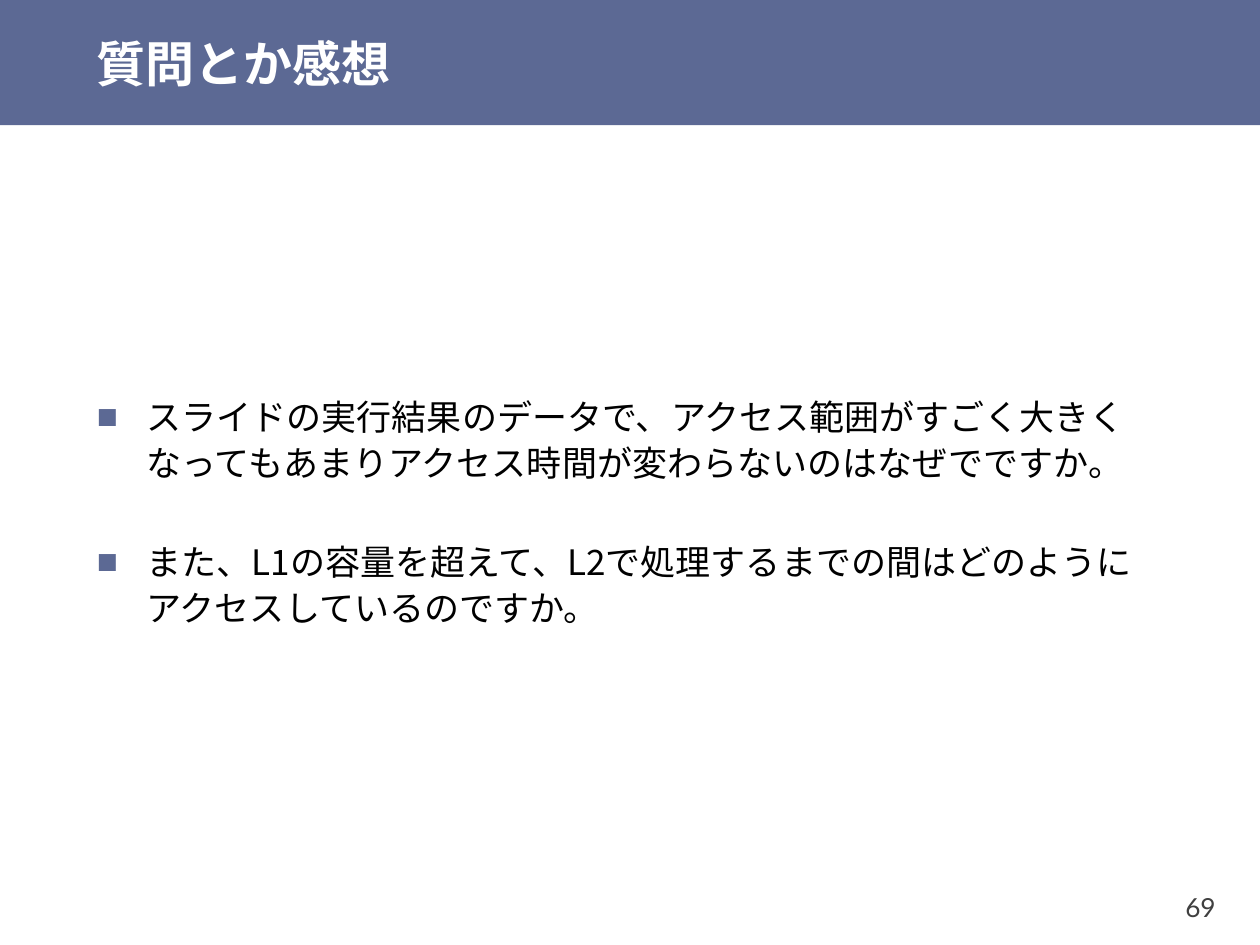
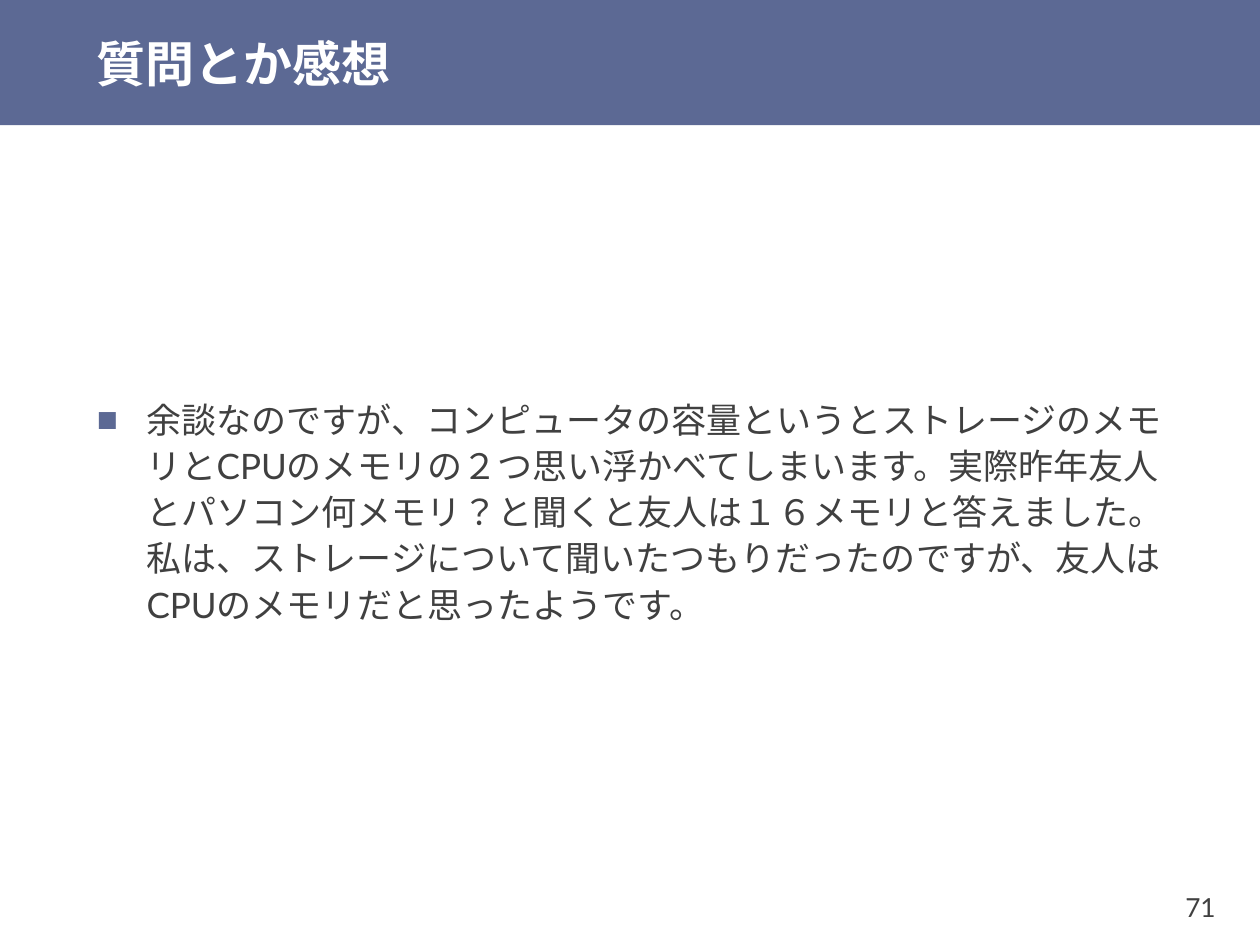
Before and after one commit to shioyadan/otya-computer-architecture-i, a slide deck: slide 71 of cai-shioya-10.pptx (slide 69 before the commit). Drawn at 1260x945 pixels with LibreOffice and Linux fonts; fonts in the diff are those of the drawing. Boxes give left, top, right and bottom in pixels: in the first picture for what was removed or moved away, otherwise in the second. Text is boxed around its words. In the diff, an @@ line names an element or a change of style, - is before the commit and + after.

```diff
--- a/cai-shioya-10.pptx
+++ b/cai-shioya-10.pptx
@@ text at bbox=[147, 403, 1164, 620]: text changed; font Noto Sans CJK JP to Lato; text colour #000000 to #404040 @@
-■ スライドの実行結果のデータで、アクセス範囲がすごく大きくなってもあまりアクセス時間が変わらないのはなぜでですか。
-■ また、L1の容量を超えて、L2で処理するまでの間はどのようにアクセスしているのですか。
+■ 余談なのですが、コンピュータの容量というとストレージのメモリとCPUのメモリの２つ思い浮かべてしまいます。実際昨年友人とパソコン何メモリ？と聞くと友人は１６メモリと答えました。私は、ストレージについて聞いたつもりだったのですが、友人はCPUのメモリだと思ったようです。
@@ page number at bbox=[1185, 898, 1215, 917]: text changed @@
-69
+71
```
Also in this commit, not shown: 14 other slides changed, 8 slides added, 2 slides removed, 1 other file.
